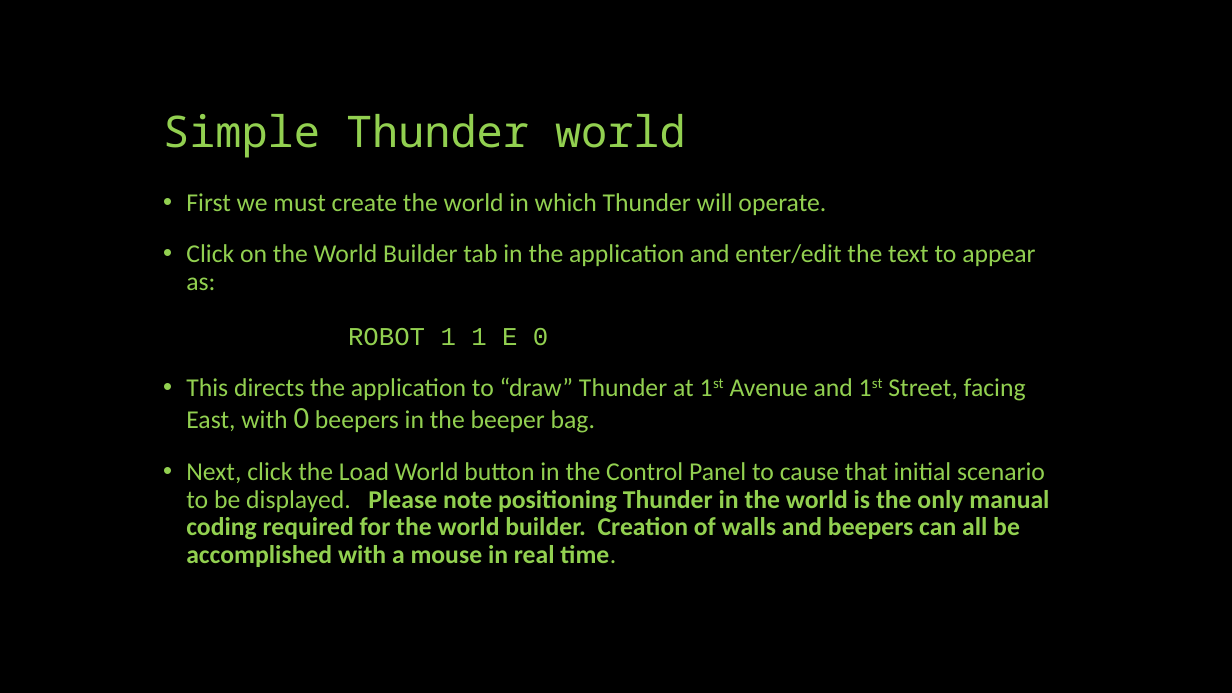
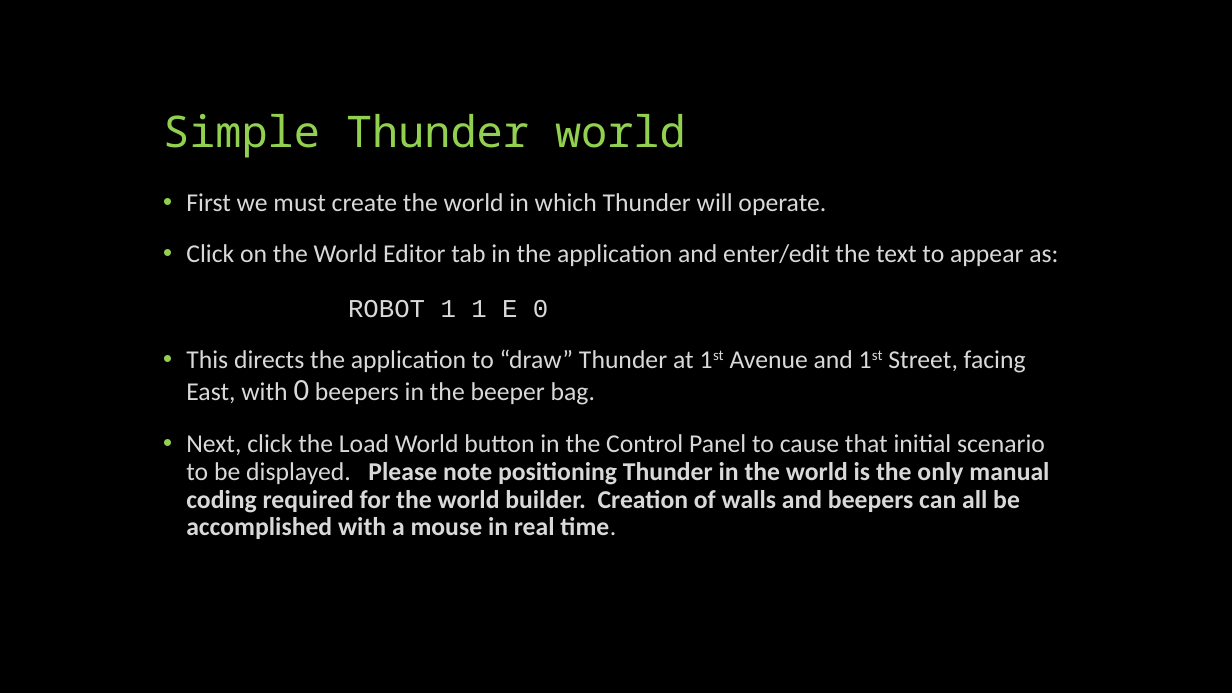
Before and after one commit to HHaiduk/thunder, a slide deck: slide 15 of Thunder_the_Robot.pptx (slide 14 before the commit). Drawn at 1232x693 pixels with LibreOffice and Linux fonts; fonts in the diff are those of the drawing. Boxes give left, top, right and bottom in pixels: in the first picture for what was removed or moved away, otherwise in the second. Text is boxed around its words. In the diff, an @@ line names an element or a change of style, - is before the commit and + after.

```diff
--- a/Thunder_the_Robot.pptx
+++ b/Thunder_the_Robot.pptx
@@ text at (186, 193, 1049, 539): text colour #92D050 to #D9D9D9 in "First we must create the world in ...", "This directs the application to “draw” Thunder ...", "Next, click the Load World button in ..." @@
@@ text at (186, 244, 1058, 318): text changed; text colour #92D050 to #D9D9D9 @@
-• Click on the World Builder tab in the application and enter/edit the text to appear as:
-  ROBOT 1 1 E 0
+• Click on the World Editor tab in the application and enter/edit the text to appear as:
+  ROBOT 1 1 E 0
```
Also in this commit, not shown: 20 other slides changed, 9 slides added, 4 other files.
